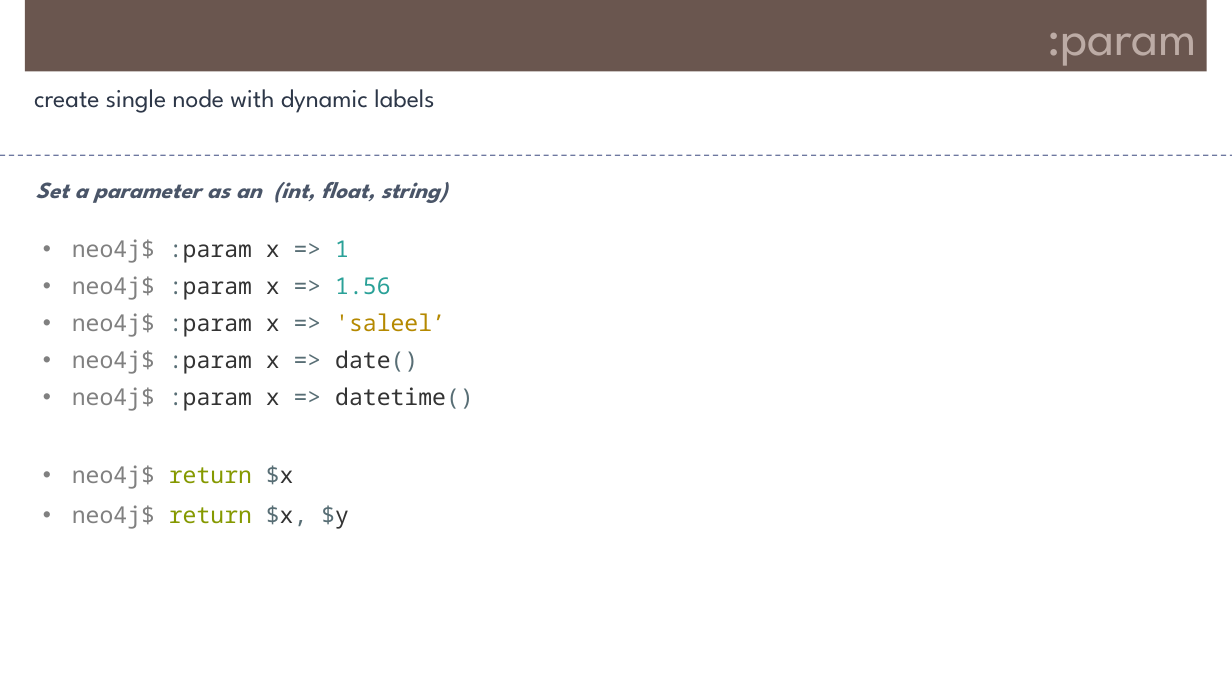
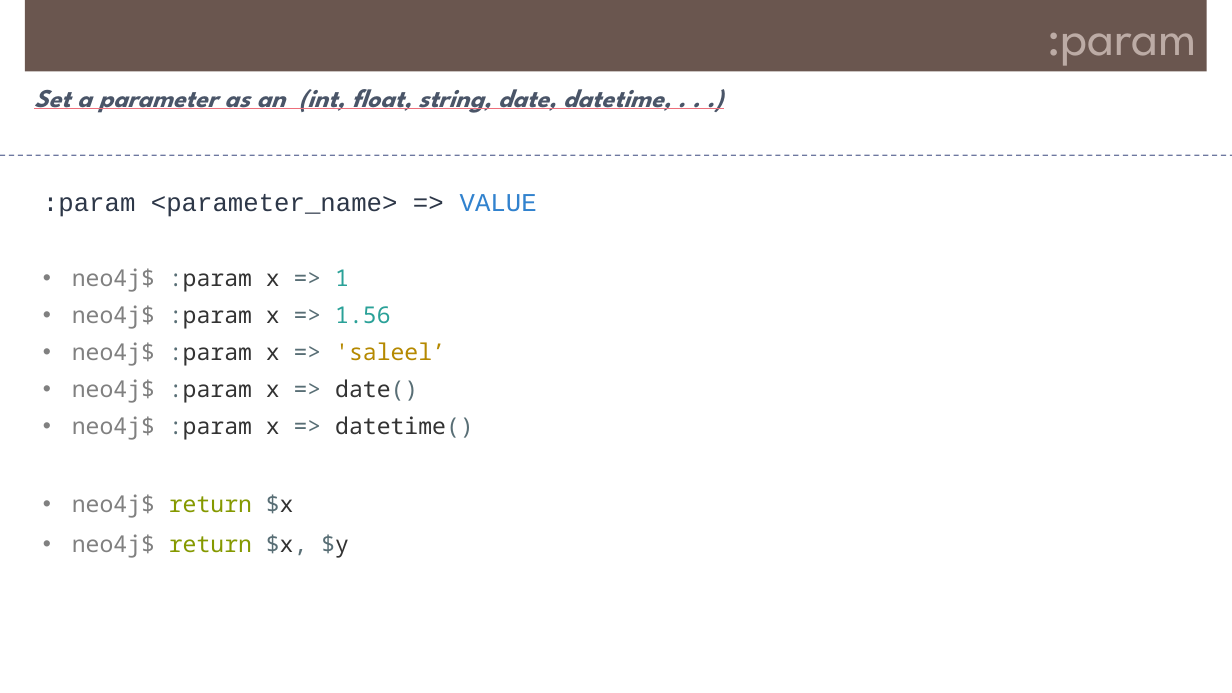
Before and after one commit to Saleel-Bagde/PPT-s, a slide deck: slide 33 of Neo4j.pptx. Drawn at 1232x693 pixels with LibreOffice and Linux fonts; fonts in the diff are those of the drawing. Boxes give left, top, right and bottom in pixels: in the first picture for what was removed or moved away, otherwise in the second. Text is boxed around its words. In the diff, an @@ line names an element or a change of style, - is before the commit and + after.

```diff
--- a/Neo4j.pptx
+++ b/Neo4j.pptx
@@ text at (34,89,671,113): text changed; text colour #2D3748 to #4A5568; bold on; italic on @@
-create single node with dynamic labels
+Set a parameter as an (int, float, string, date, datetime, . . .)
@@ text removed at (36,182,447,203) @@
-Set a parameter as an (int, float, string)
@@ text added at (43,194,537,217), 20 pt, text #2D3748 @@
+:param <parameter_name> => VALUE
@@ text "neo4j$ :param x => 1": place and size @@
-text "neo4j$ :param x => 1" at (72,239,474,411)
+text "neo4j$ :param x => 1" at (72,268,474,440)
@@ text "neo4j$ return $x": place and size @@
-text "neo4j$ return $x" at (72,465,349,529)
+text "neo4j$ return $x" at (72,494,349,558)
```
Also in this commit, not shown: 1 other slide changed, 2 slides added.
